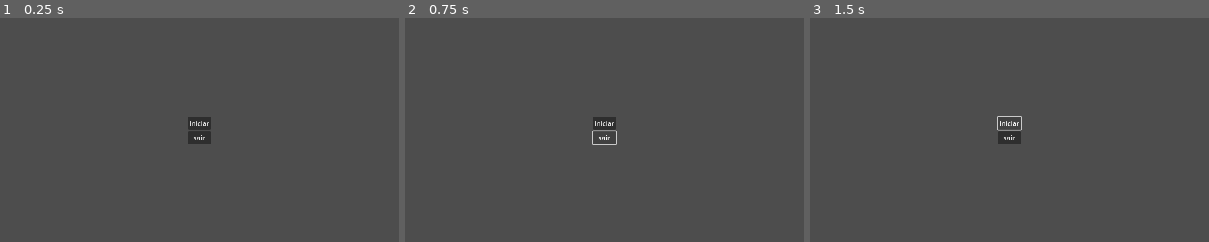
Above: before the commit, frames 1-3 (left to right).
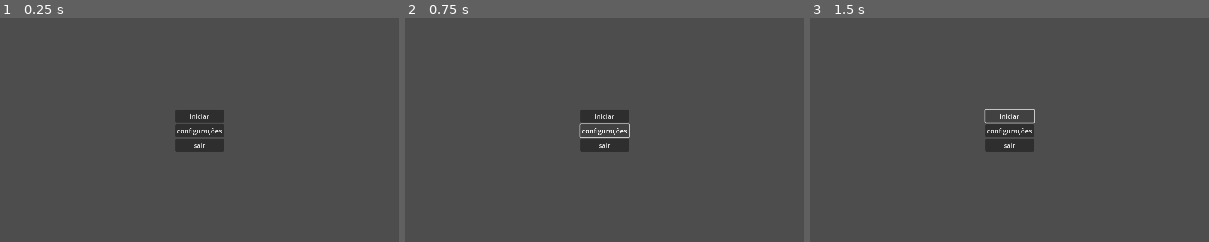
Above: after the commit, the same moments.

Repository: madsilvax/Base64
Game: Godot game, scene res://scenes/main_menu.tscn
Same seed, same stepped clock (60 frames per second), same inputs: the game is played once before the commit and once after it.
Inputs:
- Up to frame 1 (0.25 s): no input
- Up to frame 2 (0.75 s): click "sair" (after the commit: "configurações") at 0.5 s
- Up to frame 3 (1.5 s): click "iniciar" at 1.25 s
The pictures show only the part of the screen within x 25-75%, y 25-75%; the shares and areas given below are measured in that part.

The runs differ from the first frame. In frame 1, 1.7% of the frame differs, in the area x 43-57%, y 41-60%; in frame 2, 1.4%; in frame 3, 1.4%.

Commit message:
✨feat: mouse cursor menu

Diff:
--- a/scenes/main_menu.tscn
+++ b/scenes/main_menu.tscn
@@ -34,10 +34,17 @@
 
 [node name="iniciar" type="Button" parent="VBoxContainer"]
 layout_mode = 2
+mouse_default_cursor_shape = 2
 text = "iniciar"
 
 [node name="sair" type="Button" parent="VBoxContainer"]
 layout_mode = 2
+mouse_default_cursor_shape = 2
+text = "configurações"
+
+[node name="sair2" type="Button" parent="VBoxContainer"]
+layout_mode = 2
+mouse_default_cursor_shape = 2
 text = "sair"
 
 [node name="AudioStreamPlayer2D" type="AudioStreamPlayer2D" parent="."]
